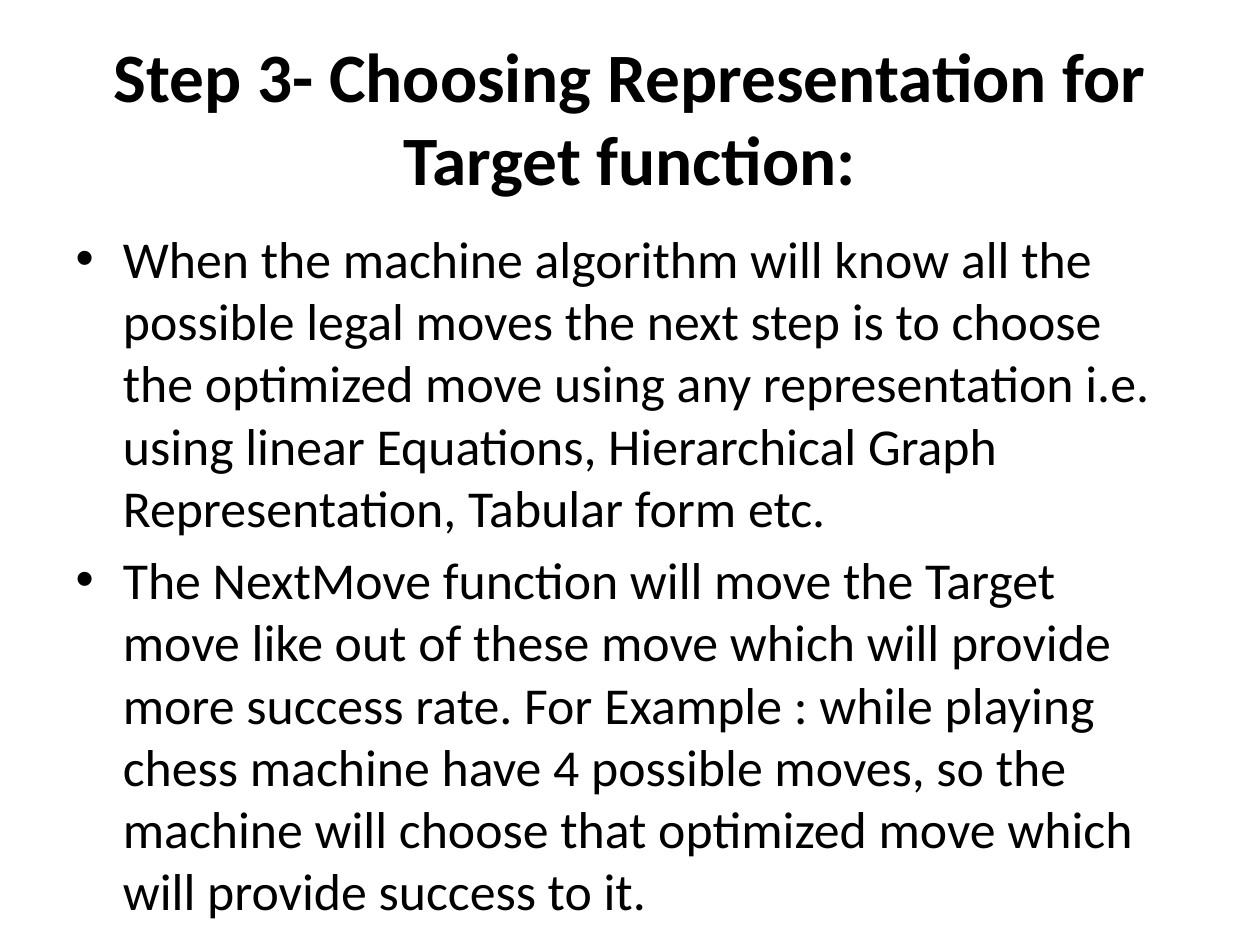
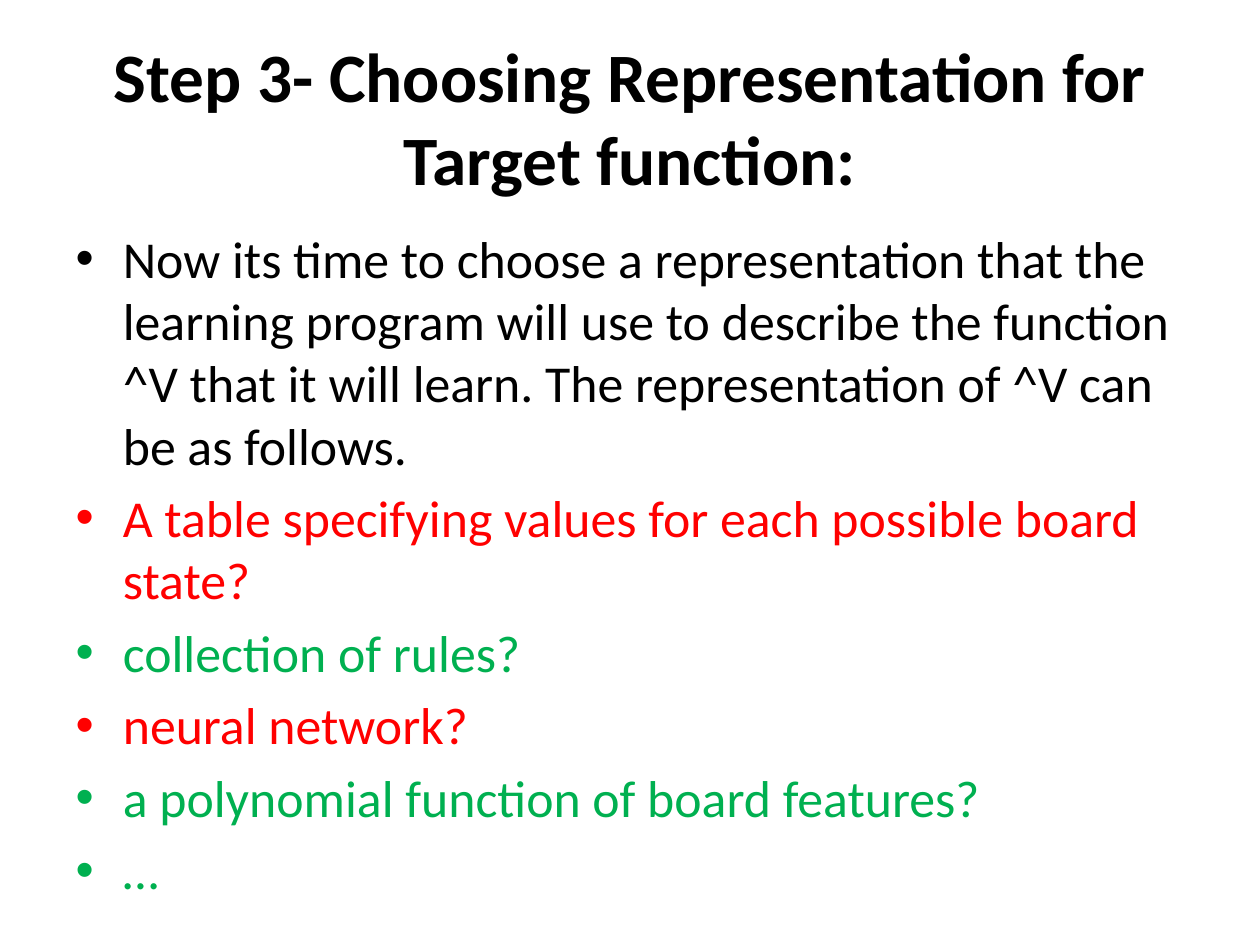
Before and after one commit to devipriyak/AI_ml-iv-sem-21-batch, a slide deck: slide 32 of Unit-4.pptx (slide 24 before the commit). Drawn at 1260x945 pixels with LibreOffice and Linux fonts; fonts in the diff are those of the drawing. Boxes give left, top, right and bottom in pixels: in the first picture for what was removed or moved away, otherwise in the second. Text is boxed around its words. In the diff, an @@ line names an element or a change of style, - is before the commit and + after.

```diff
--- a/Unit-4.pptx
+++ b/Unit-4.pptx
@@ text at bbox=[123, 242, 1168, 826]: text changed @@
-• When the machine algorithm will know all the possible legal moves the next step is to choose the optimized move using any representation i.e. using linear Equations, Hierarchical Graph Representation, Tabular form etc.
-• The NextMove function will move the Target move like out of these move which will provide more success rate. For Example : while playing chess machine have 4 possible moves, so the machine will choose that optimized move which will provide success to it.
+• Now its time to choose a representation that the learning program will use to describe the function ^V that it will learn. The representation of ^V can be as follows.
+• A table specifying values for each possible board state?
+• collection of rules?
+• neural network?
+• a polynomial function of board features?
+• …
```
Also in this commit, not shown: 6 other slides changed, 16 slides added.
